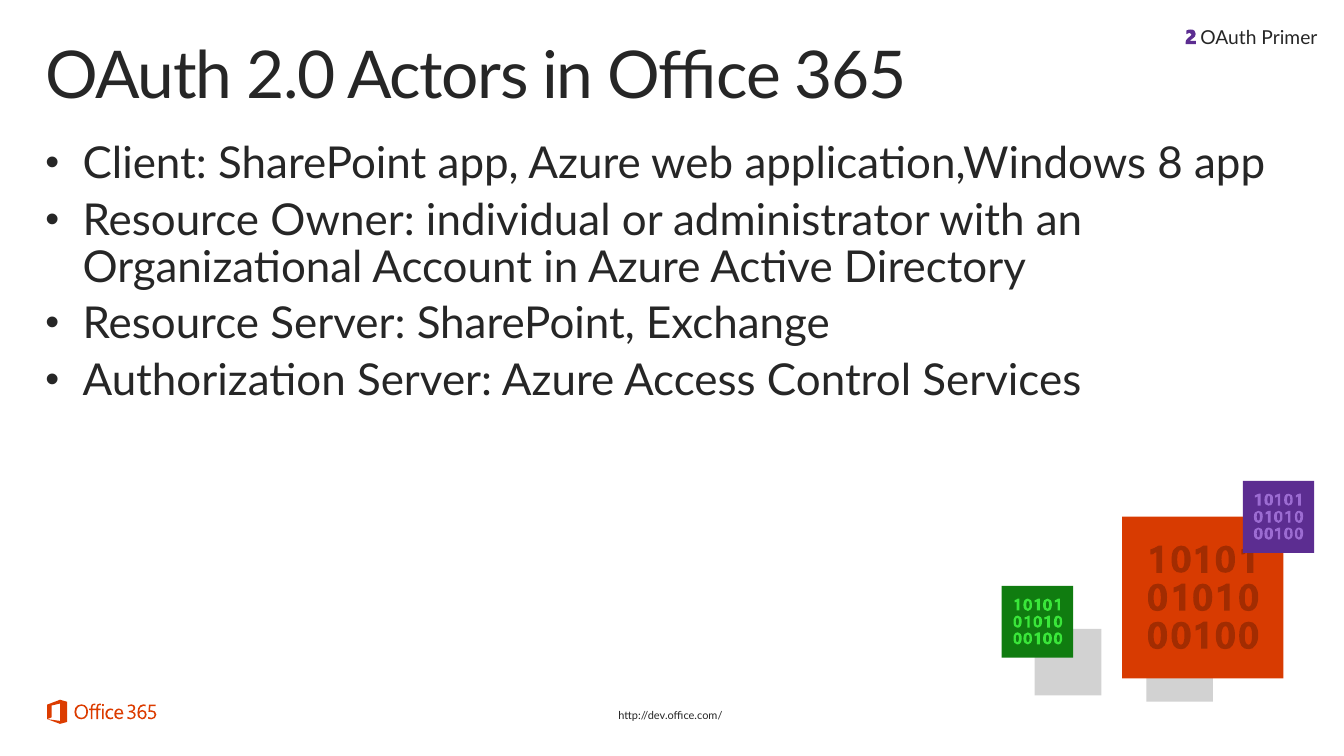
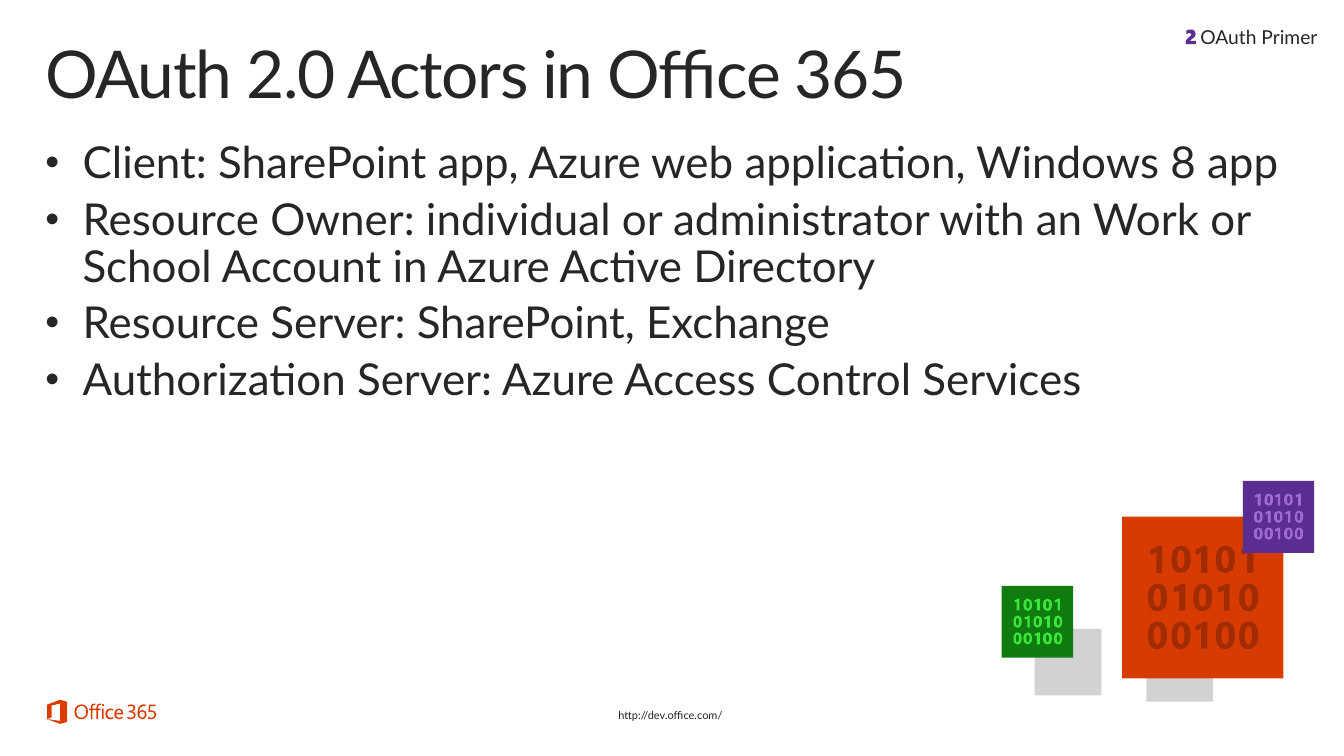
Before and after one commit to fabbbiob/TrainingContent, a slide deck: slide 13 of O3652/O3652-7 Deep Dive into Security and OAuth/O3652-7 Deep Dive into Security and OAuth.pptx. Drawn at 1344x756 pixels with LibreOffice and Linux fonts; fonts in the diff are those of the drawing; background and template pictures are left out. Boxes give left, top, right and bottom in pixels: in the first picture for what was removed or moved away, otherwise in the second. Text is boxed around its words. In the diff, an @@ line names an element or a change of style, - is before the commit and + after.

Commit message:
O3652-7: Updated text in slides.  This fixes issue #279.

```diff
--- a/O3652/O3652-7 Deep Dive into Security and OAuth/O3652-7 Deep Dive into Security and OAuth.pptx
+++ b/O3652/O3652-7 Deep Dive into Security and OAuth/O3652-7 Deep Dive into Security and OAuth.pptx
@@ text at [83,145,1278,290]: text changed @@
-• Client: SharePoint app, Azure web application,Windows 8 app
-• Resource Owner: individual or administrator with an Organizational Account in Azure Active Directory
+• Client: SharePoint app, Azure web application, Windows 8 app
+• Resource Owner: individual or administrator with an Work or School Account in Azure Active Directory
```
Also in this commit, not shown: 6 other slides changed.
